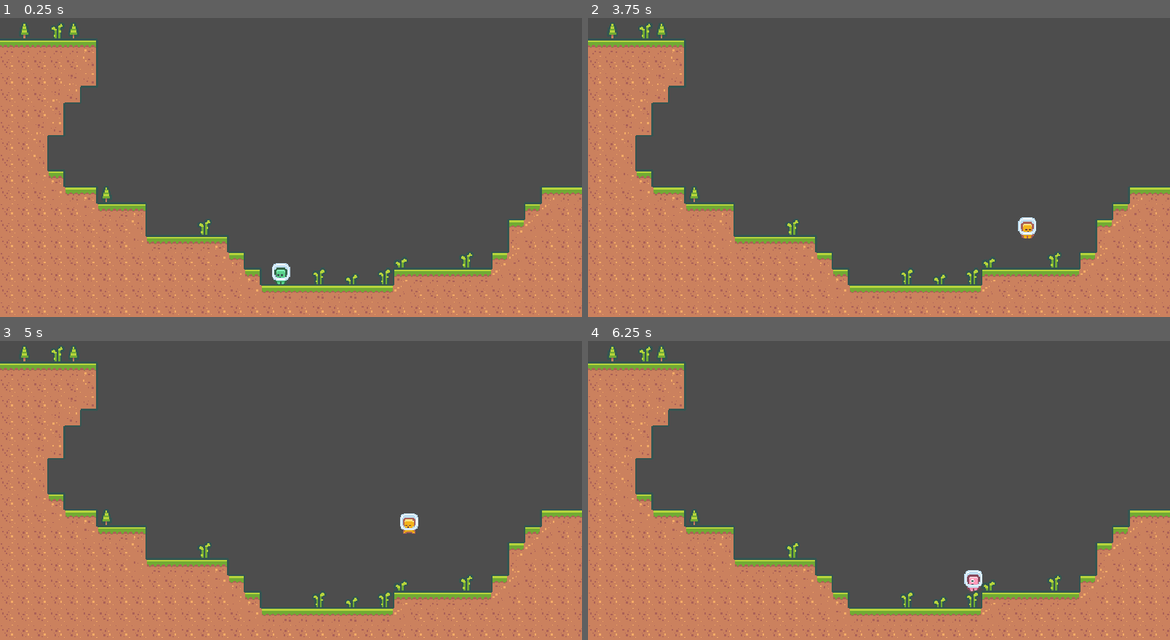
Above: before the commit, frames 1-4 (two rows, left to right).
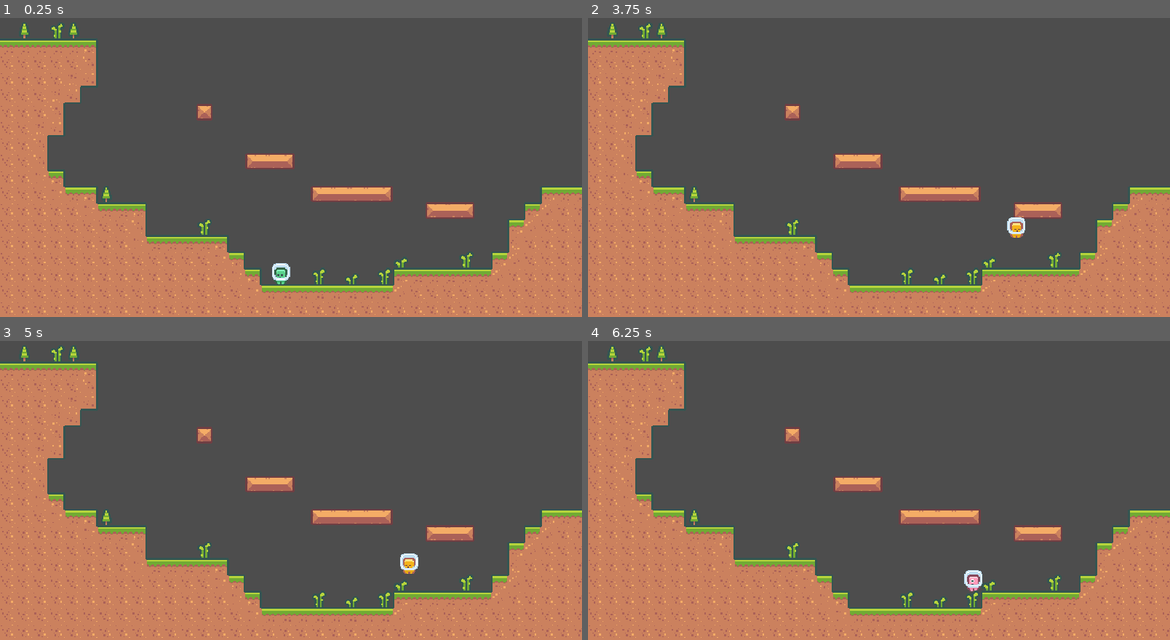
Above: after the commit, the same moments.

Repository: jrenato/pixel_platform
Game: Godot game, scene res://assets/world/world.tscn
Two runs of this game, one before a commit and one after it. Both use one fixed random seed, a clock stepped at 60 frames per second and the inputs below.
Inputs:
- Up to frame 1 (0.25 s): no input
- Up to frame 2 (3.75 s): tap Enter at 0.5 s; hold D (move_right) 0.53-2.03 s; tap Tab (cycle_skin) at 0.6, 2.85 s; tap Space (jump) at 0.77, 1.52, 3.02 s; tap E (dash) at 1.35, 3.6 s; hold A (move_left) 2.03-2.78 s; hold Shift (run) 2.03-2.78 s; hold D (move_right) from 2.78 s (still down)
- Up to frame 3 (5 s): tap Space (jump) at 3.77, 4.52 s; release D (move_right) at 4.28 s; hold A (move_left) from 4.28 s (still down); tap Shift (run) at 4.35 s
- Up to frame 4 (6.25 s): release A (move_left) at 5.03 s; hold D (move_right) 5.03-5.78 s; tap Tab (cycle_skin) at 5.1 s; hold A (move_left) from 5.78 s (still down); tap E (dash) at 5.85 s; tap Space (jump) at 6.02 s

The runs differ from the first frame. In frame 1, 1.8% of the frame differs, in the area x 33-82%, y 28-68%; in frame 2, 2.1%; in frame 3, 2.2%, in the area x 33-82%, y 28-78%; in frame 4, 1.8%.

Commit message:
Added block autotiles

Diff:
--- a/assets/world/world.tscn
+++ b/assets/world/world.tscn
@@ -228,21 +228,33 @@
 6:2/0/physics_layer_0/linear_velocity = Vector2(0, 0)
 6:2/0/physics_layer_0/angular_velocity = 0.0
 7:2/0 = 0
+7:2/0/terrain_set = 0
+7:2/0/terrain = 1
 7:2/0/physics_layer_0/linear_velocity = Vector2(0, 0)
 7:2/0/physics_layer_0/angular_velocity = 0.0
 7:2/0/physics_layer_0/polygon_0/points = PackedVector2Array(-9, -9, 9, -9, 9, 9, -9, 9)
 8:2/0 = 0
+8:2/0/terrain_set = 0
+8:2/0/terrain = 1
 8:2/0/physics_layer_0/linear_velocity = Vector2(0, 0)
 8:2/0/physics_layer_0/angular_velocity = 0.0
 8:2/0/physics_layer_0/polygon_0/points = PackedVector2Array(-9, -9, 9, -9, 9, 9, -9, 9)
+8:2/0/terrains_peering_bit/right_side = 1
 9:2/0 = 0
+9:2/0/terrain_set = 0
+9:2/0/terrain = 1
 9:2/0/physics_layer_0/linear_velocity = Vector2(0, 0)
 9:2/0/physics_layer_0/angular_velocity = 0.0
 9:2/0/physics_layer_0/polygon_0/points = PackedVector2Array(-9, -9, 9, -9, 9, 9, -9, 9)
+9:2/0/terrains_peering_bit/right_side = 1
+9:2/0/terrains_peering_bit/left_side = 1
 10:2/0 = 0
+10:2/0/terrain_set = 0
+10:2/0/terrain = 1
 10:2/0/physics_layer_0/linear_velocity = Vector2(0, 0)
 10:2/0/physics_layer_0/angular_velocity = 0.0
 10:2/0/physics_layer_0/polygon_0/points = PackedVector2Array(-9, -9, 9, -9, 9, 9, -9, 9)
+10:2/0/terrains_peering_bit/left_side = 1
 11:2/0 = 0
 11:2/0/physics_layer_0/linear_velocity = Vector2(0, 0)
 11:2/0/physics_layer_0/angular_velocity = 0.0
@@ -701,6 +713,8 @@
 terrain_set_0/mode = 0
 terrain_set_0/terrain_0/name = "Grass"
 terrain_set_0/terrain_0/color = Color(0.764706, 0.117647, 0, 1)
+terrain_set_0/terrain_1/name = "Block"
+terrain_set_0/terrain_1/color = Color(0.792157, 0.180392, 0, 1)
 sources/1 = SubResource("TileSetAtlasSource_bptca")
 
 [node name="World" type="Node2D"]
@@ -710,7 +724,7 @@
 cell_quadrant_size = 18
 format = 2
 layer_0/name = "Ground"
-layer_0/tile_data = PackedInt32Array(1179664, 131073, 1, 117 …(9721 unchanged characters)…  1, 655406, 131073, 1, 720899, 196609, 1)
+layer_0/tile_data = PackedInt32Array(1179664, 131073, 1, 117 …(9721 unchanged characters)…  1, 655406, 131073, 1, 720899, 196609, 1, 786451, 524289, 2, 786452, 589825, 2, 786453, 589825, 2, 786454, 589825, 2, 786455, 655361, 2, 655375, 524289, 2, 655376, 589825, 2, 655377, 655361, 2, 458764, 458753, 2, 851994, 524289, 2, 851996, 655361, 2, 851995, 589825, 2)
 layer_1/name = "Background"
 layer_1/enabled = true
 layer_1/modulate = Color(1, 1, 1, 1)
